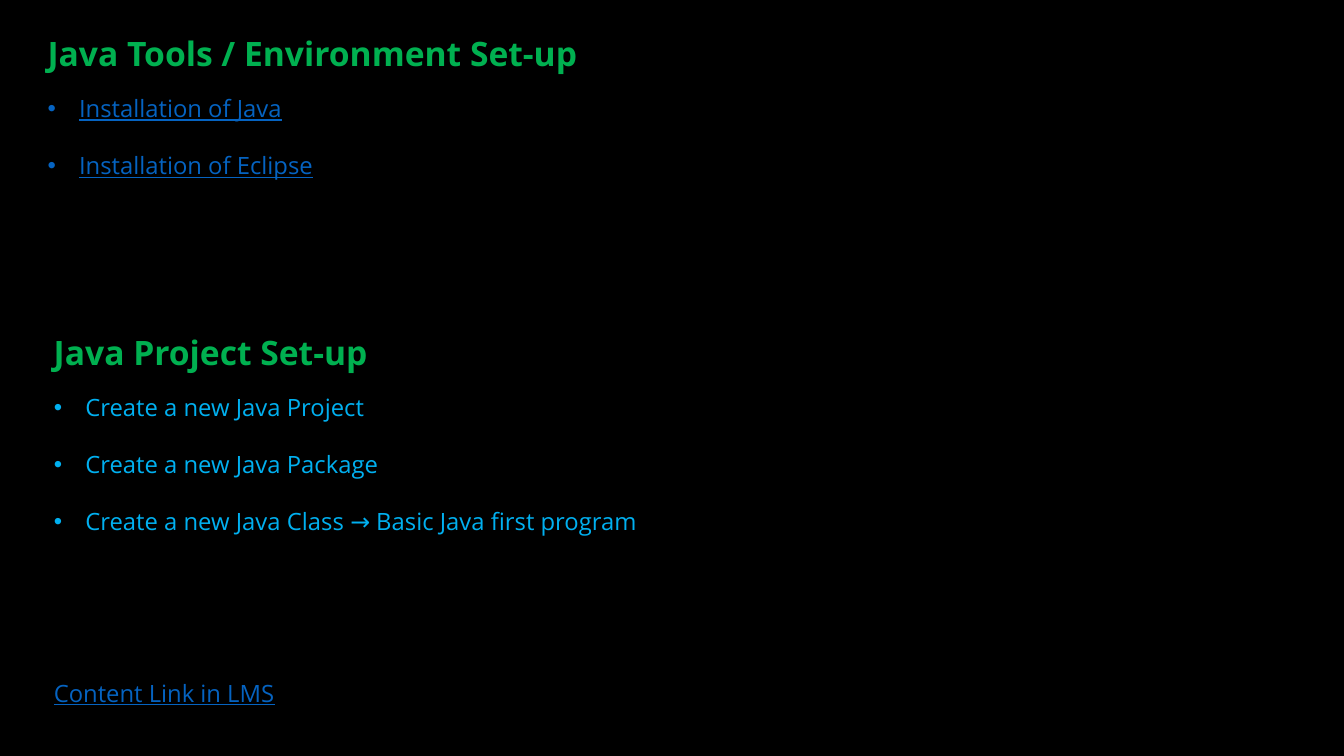
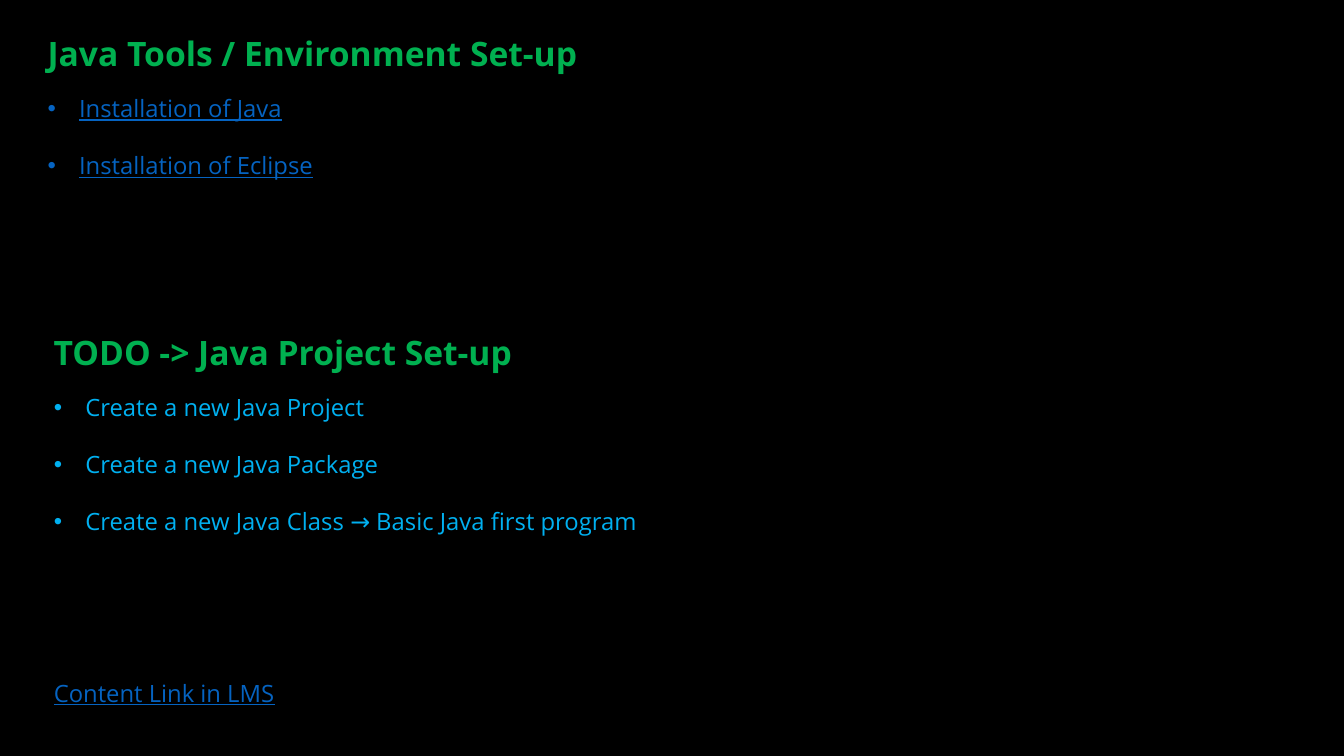
Before and after one commit to ckiefriter1/PT-BESD, a slide deck: slide 11 of Week1/BESD Week 1.pptx. Drawn at 1344x756 pixels with LibreOffice and Linux fonts; fonts in the diff are those of the drawing. Boxes give left, top, right and bottom in pixels: in the first picture for what was removed or moved away, otherwise in the second. Text is boxed around its words. In the diff, an @@ line names an element or a change of style, - is before the commit and + after.

```diff
--- a/Week1/BESD Week 1.pptx
+++ b/Week1/BESD Week 1.pptx
@@ text at box(54, 339, 512, 373): text changed @@
-Java Project Set-up
+TODO -> Java Project Set-up
```
Also in this commit, not shown: 2 other files.
